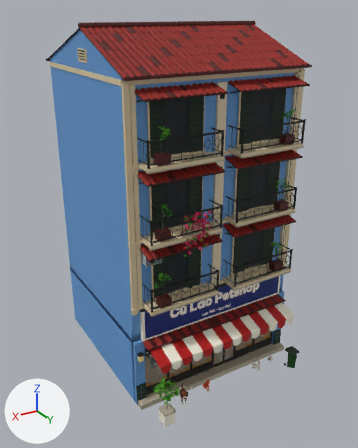
Renders of the FBX model Assets/PhoViet/Art/Streets/PV_StreetShop08_Petshop.fbx from each side of a commit.
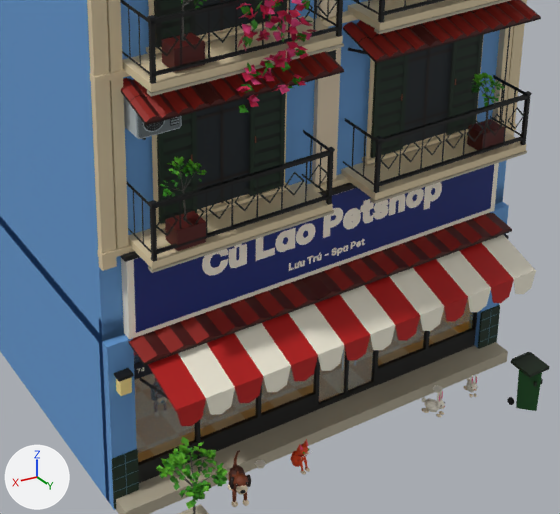
There are two pictures of each version: one whole from a camera (50 mm lens) standing at (11.48, 19.88, 16.26) and looking at (0.32, 1.28, 6.96), one close up on the part from 26% to 85% of the width and 48% to 91% of the height. Arrows for +X, +Y and +Z are at lower left; the lights stay in place. The last two pictures show the newer version. Objects named as collision shapes, trigger or cutter boxes, shadow casters or lower levels of detail are left out. Where no turn or scale is listed for an object, it has been applied to the vertices. Vertices at exactly the same position are counted once.

Names of what the first close-up shows: 'PV_StreetShop08_Petshop_LOD0'.
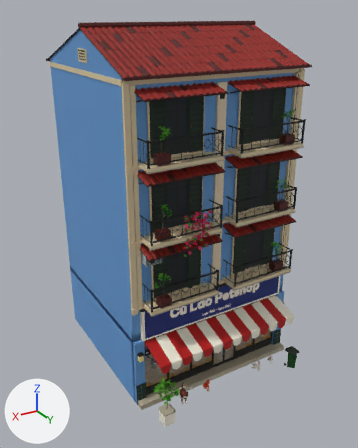
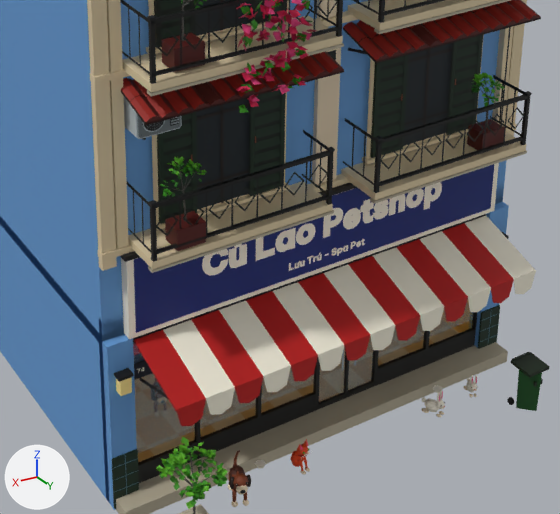
What differs and where, as boxes (x1, y1, x2, y2) in the close-ups (560 x 514 px):
part 1 of me_pv_streetshop08_petshop_lod0, deleted
    before: (129, 213, 512, 366)

The edits, one by one:
me_pv_streetshop08_petshop_lod0 is used by ob_pv_streetshop08_petshop_lod0; location (0.0, 0.0, 0.0).
me_pv_streetshop08_petshop_lod0 had 21800 vertices, 17051 faces and spanned x -4.3..4.3, y -4.2..6.2, z 0.0..15.8.
me_pv_streetshop08_petshop_lod0 now has 21710 vertices, 16997 faces and spans x -4.3..4.3, y -4.2..6.2, z 0.0..15.8.
me_pv_streetshop08_petshop_lod0 part 1: the loose piece of 90 vertices spanning x -3.8..3.8, y 3.9..4.6, z 3.1..3.3 is deleted.
